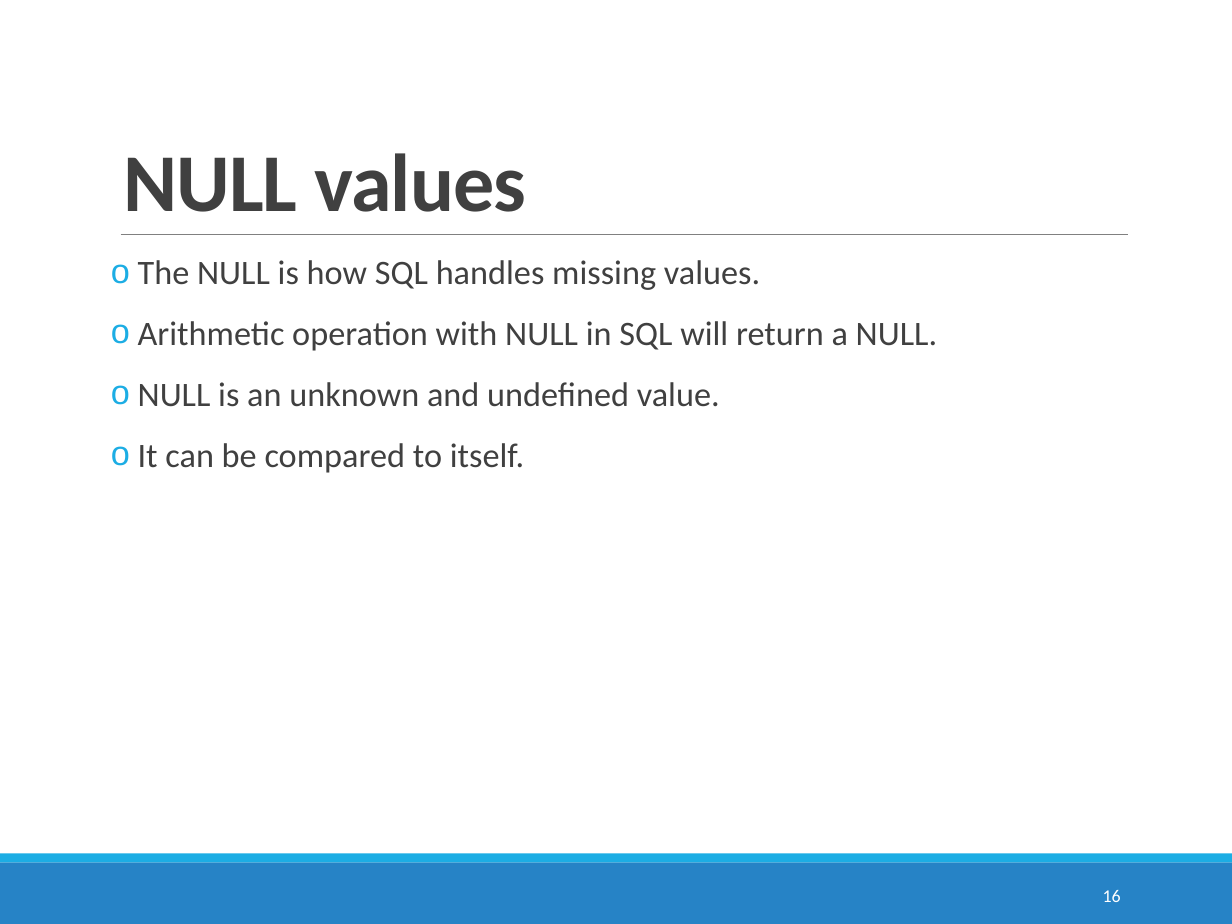
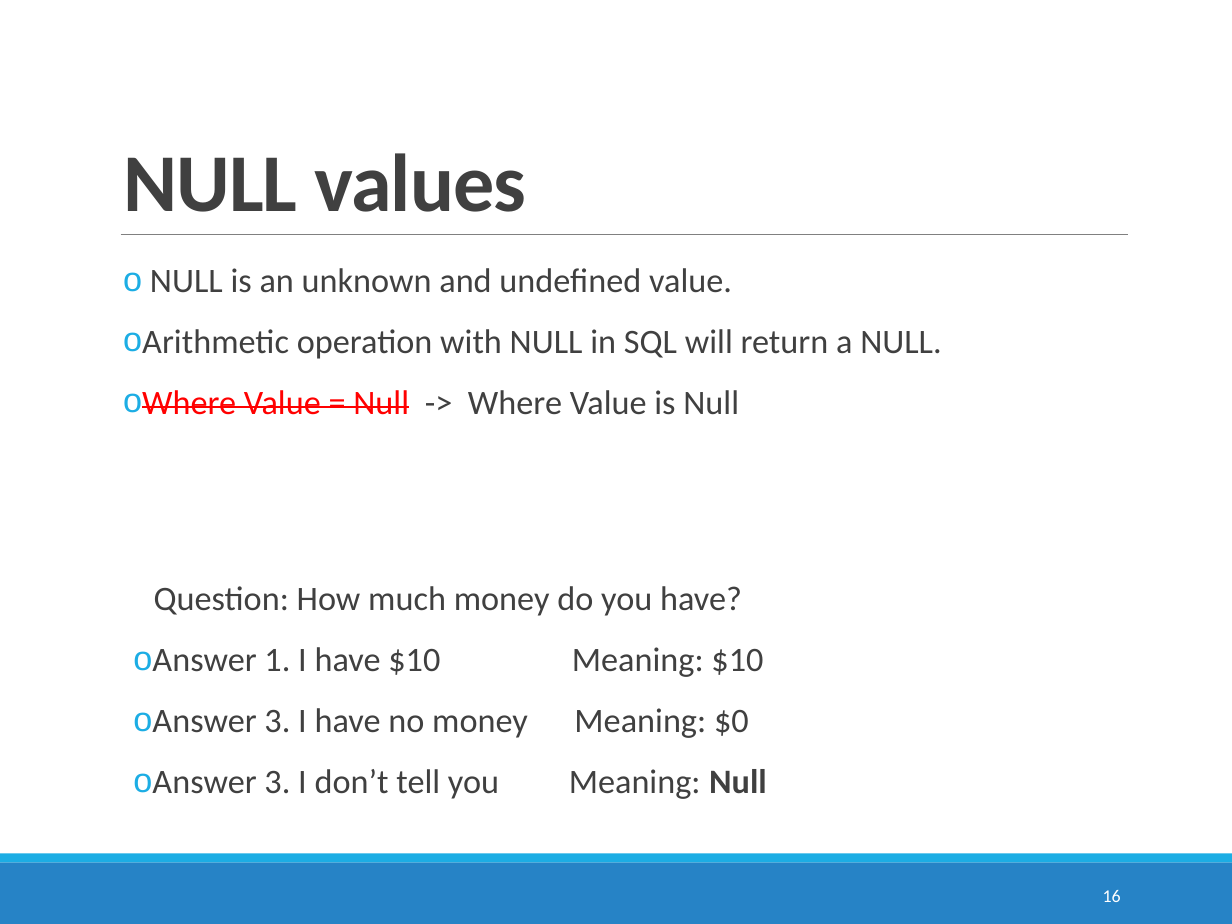
Before and after one commit to Andriisu/DatabaseLessons, a slide deck: slide 16 of Lesson1/Database_5.ppsx. Drawn at 1232x924 pixels with LibreOffice and Linux fonts; fonts in the diff are those of the drawing. Boxes give left, top, right and bottom in pixels: in the first picture for what was removed or moved away, otherwise in the second. Text is boxed around its words. In the diff, an @@ line names an element or a change of style, - is before the commit and + after.

```diff
--- a/Lesson1/Database_5.ppsx
+++ b/Lesson1/Database_5.ppsx
@@ text "NULL is an unknown and ...": place and size @@
-text "NULL is an unknown and ..." at (138, 260, 937, 473)
+text "NULL is an unknown and ..." at (142, 268, 942, 415)
@@ text at (150, 268, 732, 293): text changed @@
-o The NULL is how SQL handles missing values.
+o NULL is an unknown and undefined value.
@@ text at (142, 390, 739, 415): text changed @@
-o NULL is an unknown and undefined value.
-o It can be compared to itself.
+o Where Value = Null -> Where Value is Null
@@ text added at (152, 586, 767, 799), 20 pt, text #404040 @@
+  Question: How much money do you have?
+o Answer 1. I have $10 Meaning: $10
+o Answer 3. I have no money Meaning: $0
+o Answer 3. I don’t tell you Meaning: Null
```
Also in this commit, not shown: 1 other slide changed, 4 slides removed, 2 other files.
